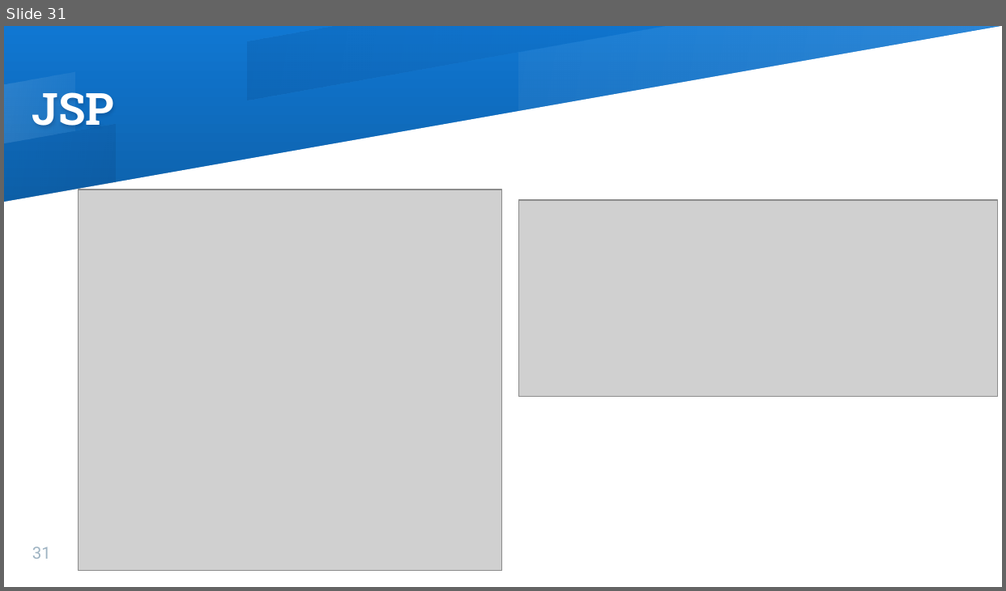
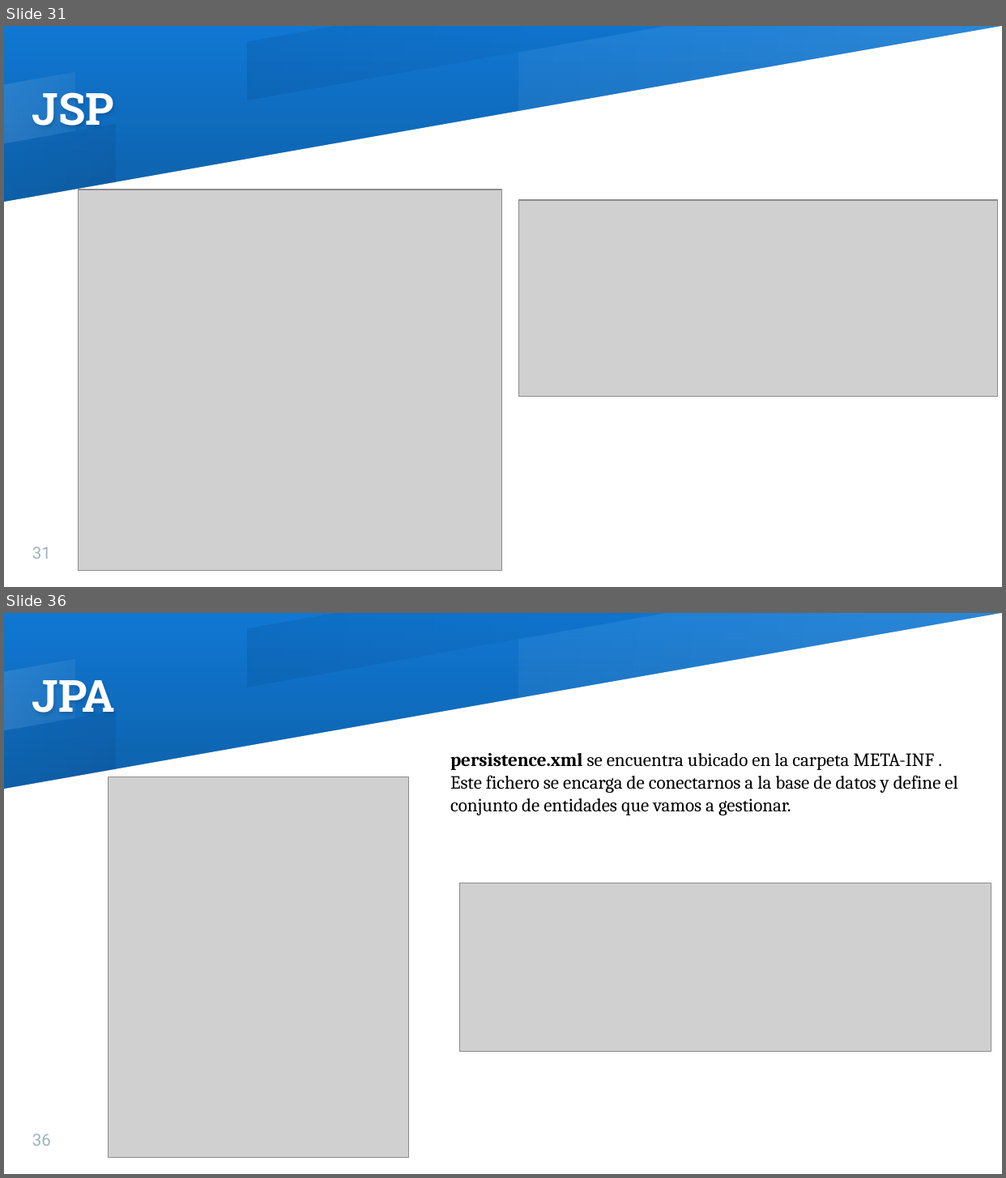
Before and after one commit to gladyscarrillo/JAVAEE, a slide deck: CursoJAVAEmpresarial.pptx. Shown one above the other, each under a label of ours: slide 31 before the commit, slides 31 and 36 after it; the slides between them are not shown. The pictures are 1006x591 and 1006x1178 pixels, drawn with LibreOffice and Linux fonts; fonts in the diff are those of the drawing; grey boxes stand for pictures. Boxes give left, top, right and bottom in pixels: in the first picture for what was removed or moved away, otherwise in the second. Text is boxed around its words. In the diff, an @@ line names an element or a change of style, - is before the commit and + after.

```diff
--- a/CursoJAVAEmpresarial.pptx
+++ b/CursoJAVAEmpresarial.pptx
@@ slide 36 added at box(4, 613, 1002, 1174), background gradient #1077D2 to #093153; not listed: 5 template elements that a slide beside it also shows @@
@@ title added at box(32, 680, 115, 713), 32 pt, text #FFFFFF, bold @@
+JPA
@@ text added at box(450, 753, 957, 815), 13.5 pt, text #000000 @@
+persistence.xml se encuentra ubicado en la carpeta META-INF . Este fichero se encarga de conectarnos a la base de datos y define el conjunto de entidades que vamos a gestionar.
@@ picture added at box(108, 777, 408, 1158) @@
@@ picture added at box(459, 884, 990, 1052) @@
@@ page number added at box(32, 1134, 51, 1146), 12 pt, text #9EB3C2 @@
+36
```
Also in this commit, not shown: 2 slides changed, 5 other slides added.
